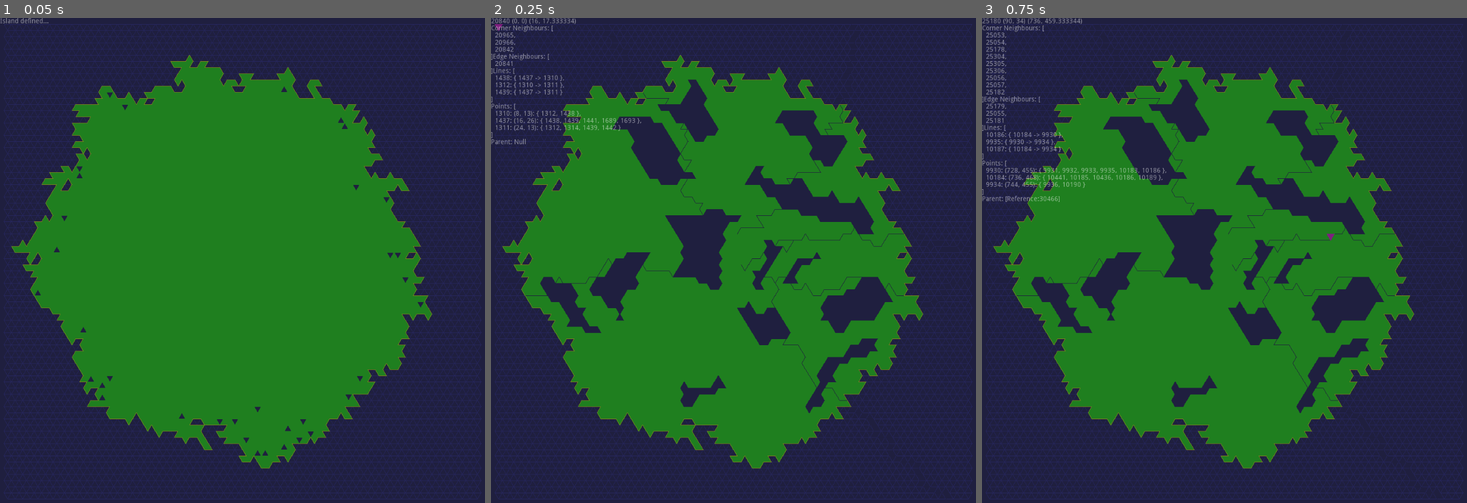
Above: before the commit, frames 1-3 (left to right).
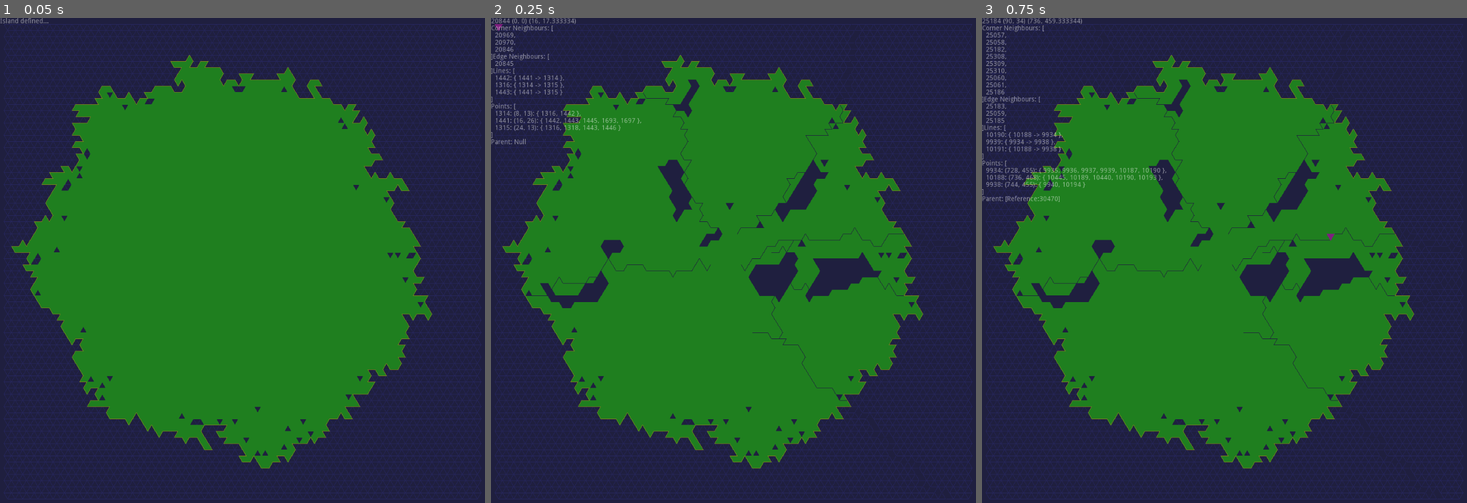
Above: after the commit, the same moments.

Repository: MichaelReel/2DMapGen_2022
Game: Godot game, scene res://PixelDrawn/TriBlobs.tscn
Two runs of this game, one before a commit and one after it. Both use one fixed random seed, a clock stepped at 60 frames per second and the inputs below. This scene is started directly instead of the project's main scene.
Inputs (mouse positions are in pixels of both pictures, inside the frame that each line leads up to):
- Up to frame 1 (0.05 s): no input
- Up to frame 2 (0.25 s): no input
- Up to frame 3 (0.75 s): tap Enter at 0.5 s; move the mouse to (1331, 236) at 0.52 s; click (1331, 236) at 0.67 s

The runs differ from the first frame. In frame 1, less than 0.1% of the frame differs, in the area x 6-86%, y 14-84%; in frame 2, 10%; in frame 3, 10%, in the area x 3-88%, y 0-91%.

Commit message:
Blob perimeter now only includes the outer edge

Diff:
--- a/PixelDrawn/TriBlobs.gd
+++ b/PixelDrawn/TriBlobs.gd
@@ -145,6 +145,9 @@
 			_b = a
 		_borders = []
 
+	func get_points() -> Array:
+		return [_a, _b]
+
 	func shared_point(other: BaseLine) -> BasePoint:
 		if self._a == other._a or self._a == other._b:
 			return self._a
@@ -152,6 +155,15 @@
 			return _b
 		else:
 			return BasePoint.error()
+
+	func shares_a_point_with(other: BaseLine) -> bool:
+		return (
+			other.has_point(_a) or
+			other.has_point(_b)
+		)
+
+	func has_point(point: BasePoint) -> bool:
+		return _a == point or _b == point
 
 	func other_point(this: BasePoint) -> BasePoint:
 		if this == _a:
@@ -543,16 +555,104 @@
 			cell.draw_triangle_on_image(image, color)
 		image.unlock()
 
+	static func _get_chains_from_lines(perimeter: Array) -> Array:
+		"""
+		Given an array of unordered BaseLines on the perimeter of a shape
+		Return an array, each element of which is an array of BaseLines ordered by
+		the path around the perimeter. One of the arrays will be the outer shape and the
+		rest will be internal "holes" in the shape.
+		"""
+		var perimeter_lines := perimeter.duplicate()
+		# Identify chains by tracking each point in series of perimeter lines
+		var chains: Array = []
+		while not perimeter_lines.empty():
+			# Next chain, pick the end of a line
+			var chain_done = false
+			var chain_flipped = false
+			var chain: Array = []
+			var next_chain_line: BaseLine = perimeter_lines.pop_back()
+			var start_chain_point: BasePoint = next_chain_line.get_points().front()
+			var next_chain_point: BasePoint = next_chain_line.other_point(start_chain_point)
+			# Follow the lines until we reach back to the beginning
+			while not chain_done:
+				chain.append(next_chain_line)
+
+				# Do we have a complete chain now?
+				if len(chain) >= 3 and chain.front().shares_a_point_with(chain.back()):
+					chains.append(chain)
+					chain_done = true
+					continue
+
+				# Which directions can we go from here?
+				var connections = next_chain_point.get_connections()
+				var directions: Array = []
+				for line in connections:
+					# Skip the current line
+					if line == next_chain_line:
+						continue
+					if perimeter_lines.has(line):
+						directions.append(line)
+
+				# If there's no-where to go, something went wrong
+				if len(directions) <= 0:
+					printerr("FFS: This line goes nowhere!")
+
+				# If there's only one way to go, go that way
+				elif len(directions) == 1:
+					next_chain_line = directions.front()
+					next_chain_point = next_chain_line.other_point(next_chain_point)
+					perimeter_lines.erase(next_chain_line)
+
+				else:
+					# Any links that link back to start of the current chain?
+					var loop = false
+					for line in directions:
+						if line.other_point(next_chain_point) == start_chain_point:
+							loop = true
+							next_chain_line = line
+							next_chain_point = next_chain_line.other_point(next_chain_point)
+							perimeter_lines.erase(line)
+
+					if not loop:
+						# Multiple directions with no obvious loop,
+						# Reverse the chain to extend it in the opposite direction
+						if chain_flipped:
+							# This chain has already been flipped, both ends are trapped
+							# Push this chain back into the pool of lines and try again
+							chain.append_array(perimeter_lines)
+							perimeter_lines = chain
+							chain_done = true
+							continue
+
+						chain.invert()
+						var old_start_point : BasePoint = start_chain_point
+						start_chain_point = next_chain_point
+						next_chain_line = chain.pop_back()
+						next_chain_point = old_start_point
+						chain_flipped = true
+
+		return chains
+
 	func get_perimeter_lines() -> Array:
+
+		if _blob_front.empty():
+			return _perimeter
+
 		# using the _blob_front, get all the lines joining to parented cells
 		while not _blob_front.empty():
 			var outer_triangle = _blob_front.pop_back()
 			var borders : Array = outer_triangle.get_neighbour_borders_with_parent(self)
-			if borders.size() >= 3:
-				# Assimilate surrounded cells
-				_cells.append(outer_triangle)
-			else:
-				_perimeter.append_array(borders)
+			_perimeter.append_array(borders)
+
+		# Identify chains by tracking each point in series of perimeter lines
+		var chains: Array = _get_chains_from_lines(_perimeter)
+
+		# Set the _perimeter to the longest chain
+		var max_chain: Array = chains.back()
+		for chain in chains:
+			if len(max_chain) < len(chain):
+				max_chain = chain
+		_perimeter = max_chain
 
 		return _perimeter
 
@@ -888,7 +988,9 @@
 
 	elif not regions_done:
 		status_label.text = "Perimeter defined..."
+		image.fill(SEA_COLOR)
 		base_grid.draw_grid(image, GRID_COLOR)
+		land_blob.draw_triangles(image, LAND_COLOR)
 		land_blob.draw_perimeter_lines(image, COAST_COLOR)
 		regions_done = region_manager.expand_tick()
 		region_manager.draw_triangles(image)
